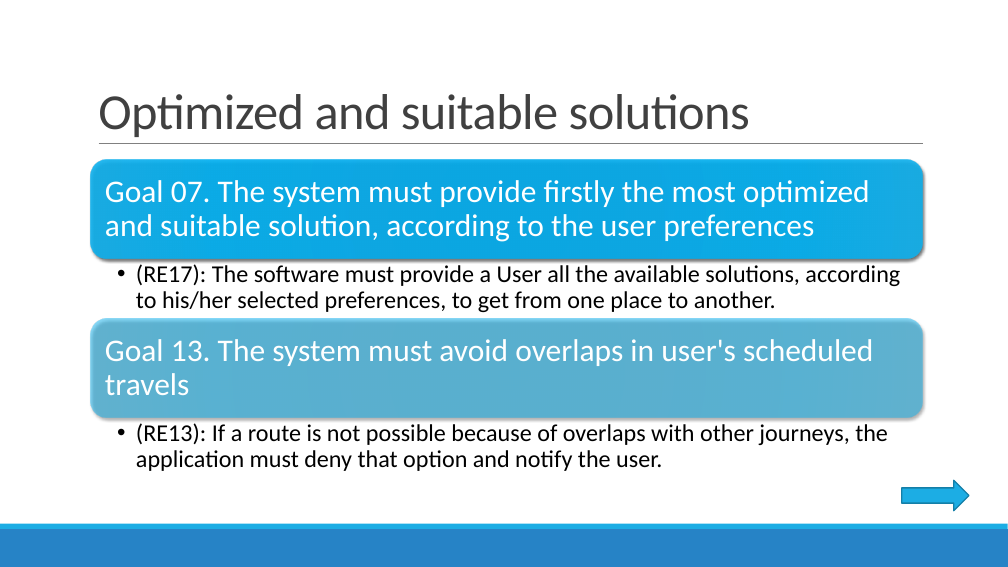
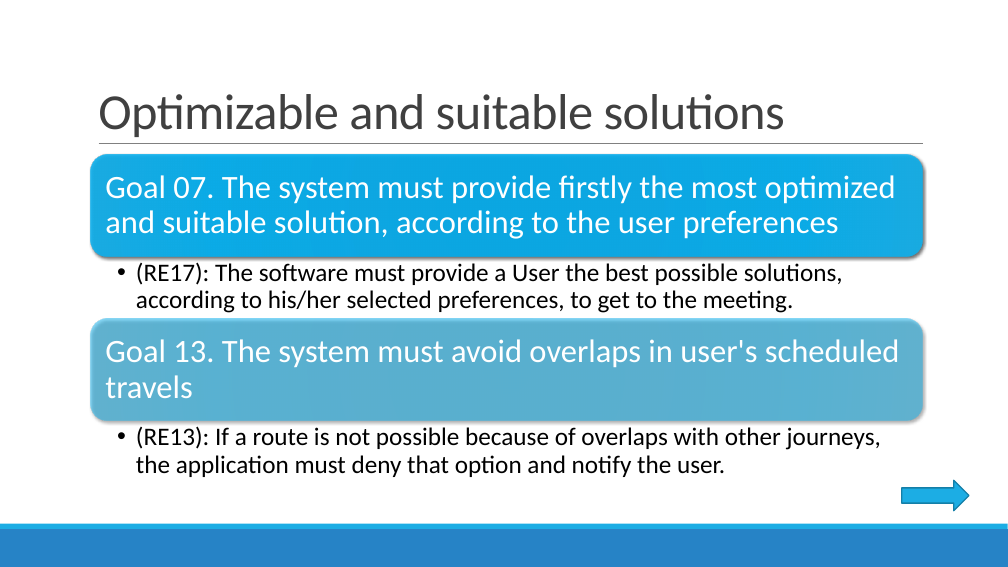
Before and after one commit to lagniluca/SE2-Travlendar-Project, a slide deck: slide 8 of Presentations/RASD Presentation .pptx. Drawn at 1008x567 pixels with LibreOffice and Linux fonts; fonts in the diff are those of the drawing. Boxes give left, top, right and bottom in pixels: in the first picture for what was removed or moved away, otherwise in the second. Text is boxed around its words. In the diff, an @@ line names an element or a change of style, - is before the commit and + after.

Commit message:
final version of presentation

```diff
--- a/Presentations/RASD Presentation .pptx
+++ b/Presentations/RASD Presentation .pptx
@@ title at [98,94,785,137]: text changed @@
-Optimized and suitable solutions
+Optimizable and suitable solutions
@@ rounded rectangle: place and size @@
-rounded rectangle at [91,160,923,259]
+rounded rectangle at [91,155,923,257]
@@ text "Goal 07. The system must ..." at [105,175,896,239]: size 30 to 31 pt @@
@@ text at [136,262,843,313]: text changed; size 23 to 24 pt @@
-  • (RE17): The software must provide a User all the available solutions, according to his/her selected preferences, to get from one place to another.
+  • (RE17): The software must provide a User the best possible solutions, according to his/her selected preferences, to get to the meeting.
@@ text "Goal 13. The system must ..." at [105,339,900,398]: size 30 to 31 pt @@
@@ text "(RE13): If a route is ..." at [136,426,881,477]: size 23 to 24 pt @@
```
Also in this commit, not shown: 5 other slides changed, 1 slide added, 1 slide removed.
